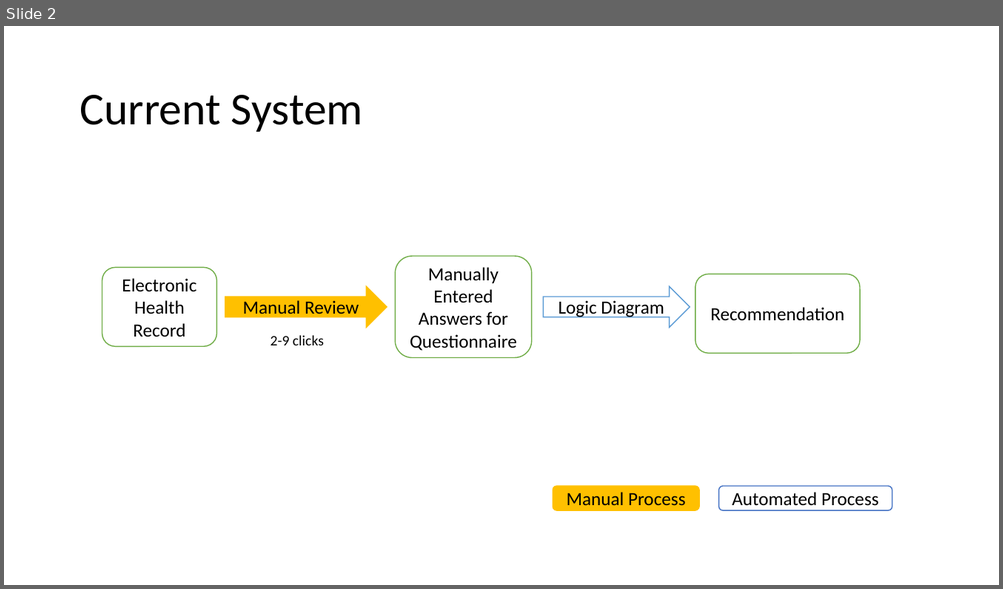
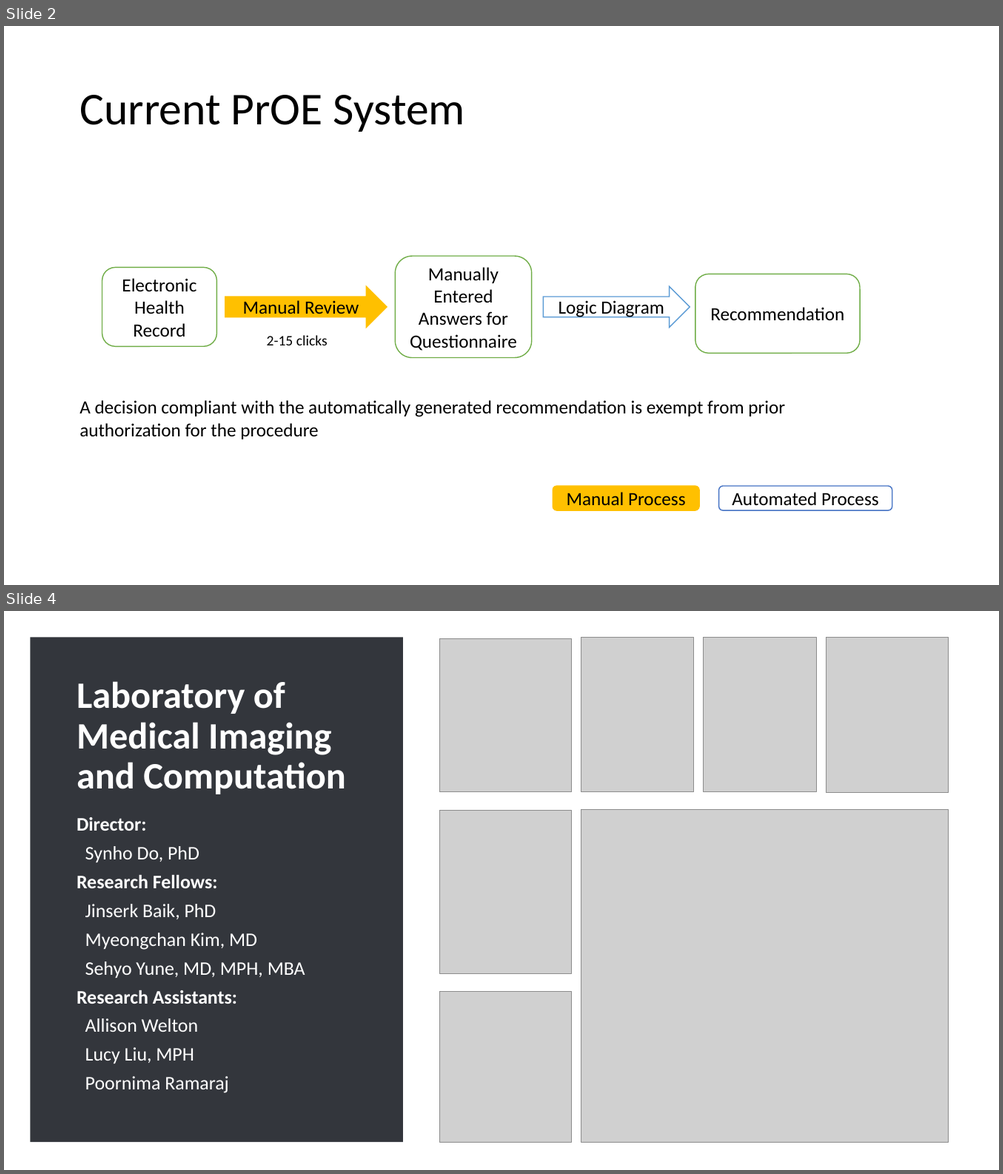
Before and after one commit to MGH-LMIC/PDS_public, a slide deck: PDS_overview_Apr2019.pptx. Shown one above the other, each under a label of ours: slide 2 before the commit, slides 2 and 4 after it; the slides between them are not shown. The pictures are 1003x589 and 1003x1174 pixels, drawn with LibreOffice and Linux fonts; fonts in the diff are those of the drawing; grey boxes stand for pictures. Boxes give left, top, right and bottom in pixels: in the first picture for what was removed or moved away, otherwise in the second. Text is boxed around its words. In the diff, an @@ line names an element or a change of style, - is before the commit and + after.

```diff
--- a/PDS_overview_Apr2019.pptx
+++ b/PDS_overview_Apr2019.pptx
@@ slide 4 added at [4, 611, 999, 1170], background #454545 @@
@@ rectangle added at [4, 611, 999, 1170], fill #FFFFFF @@
@@ rectangle added at [30, 637, 403, 1142], fill #33363C @@
@@ picture added at [440, 638, 572, 792] @@
@@ picture added at [581, 637, 694, 792] @@
@@ picture added at [703, 637, 816, 792] @@
@@ picture added at [825, 637, 948, 792] @@
@@ title added at [77, 681, 346, 795], 36 pt, text #FFFFFF, bold @@
+Laboratory of Medical Imaging and Computation
@@ picture added at [440, 810, 572, 974] @@
@@ picture added at [581, 810, 948, 1143] @@
@@ text added at [77, 817, 305, 1093], 18.5 pt, text #FFFFFF @@
+Director:
+Synho Do, PhD
+Research Fellows:
+Jinserk Baik, PhD
+Myeongchan Kim, MD
+Sehyo Yune, MD, MPH, MBA
+Research Assistants:
+Allison Welton
+Lucy Liu, MPH
+Poornima Ramaraj
@@ picture added at [440, 992, 572, 1143] @@
@@ slide 2 changed as well @@
@@ title at [79, 95, 465, 132]: text changed @@
-Current System
+Current PrOE System
@@ text at [267, 335, 327, 346]: text changed @@
-2-9 clicks
+2-15 clicks
@@ text added at [79, 400, 785, 440], 18 pt, text #000000 @@
+A decision compliant with the automatically generated recommendation is exempt from prior authorization for the procedure
```
Also in this commit, not shown: 2 other slides changed, 2 other slides added.
